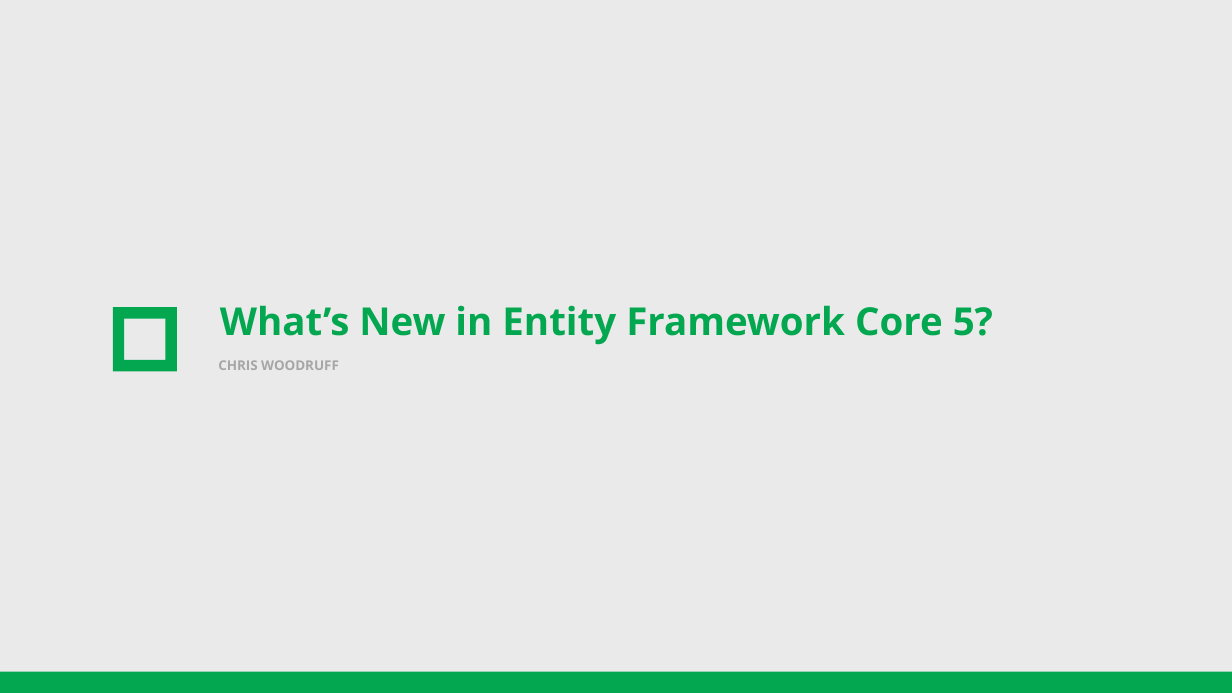
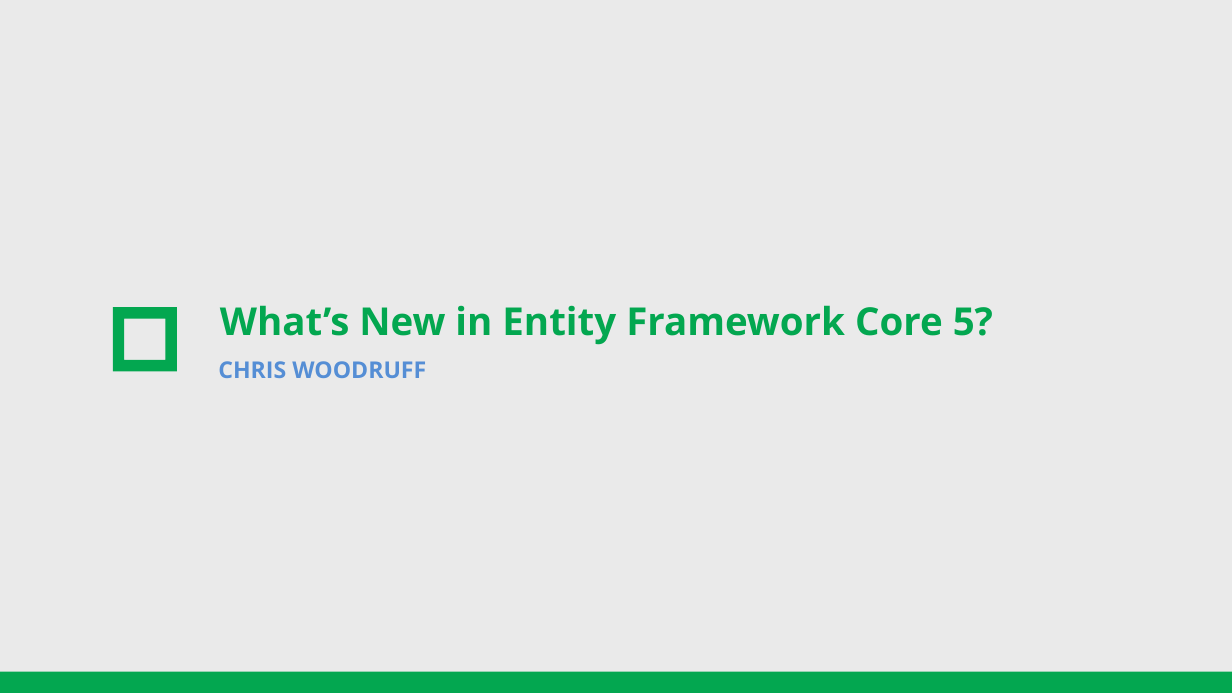
Before and after one commit to cwoodruff/EFCore5Demos, a slide deck: slide 1 of What’s new in Entity Framework Core 5.pptx. Drawn at 1232x693 pixels with LibreOffice and Linux fonts; fonts in the diff are those of the drawing. Boxes give left, top, right and bottom in pixels: in the first picture for what was removed or moved away, otherwise in the second. Text is boxed around its words. In the diff, an @@ line names an element or a change of style, - is before the commit and + after.

```diff
--- a/What’s new in Entity Framework Core 5.pptx
+++ b/What’s new in Entity Framework Core 5.pptx
@@ text "CHRIS WOODRUFF" at [218,361,426,378]: size 10.5 to 18 pt, text colour #A6A6A6 to #558ED5; line spacing 14pt to 1 @@
```
Also in this commit, not shown: 5 other slides changed, 4 slides added.
